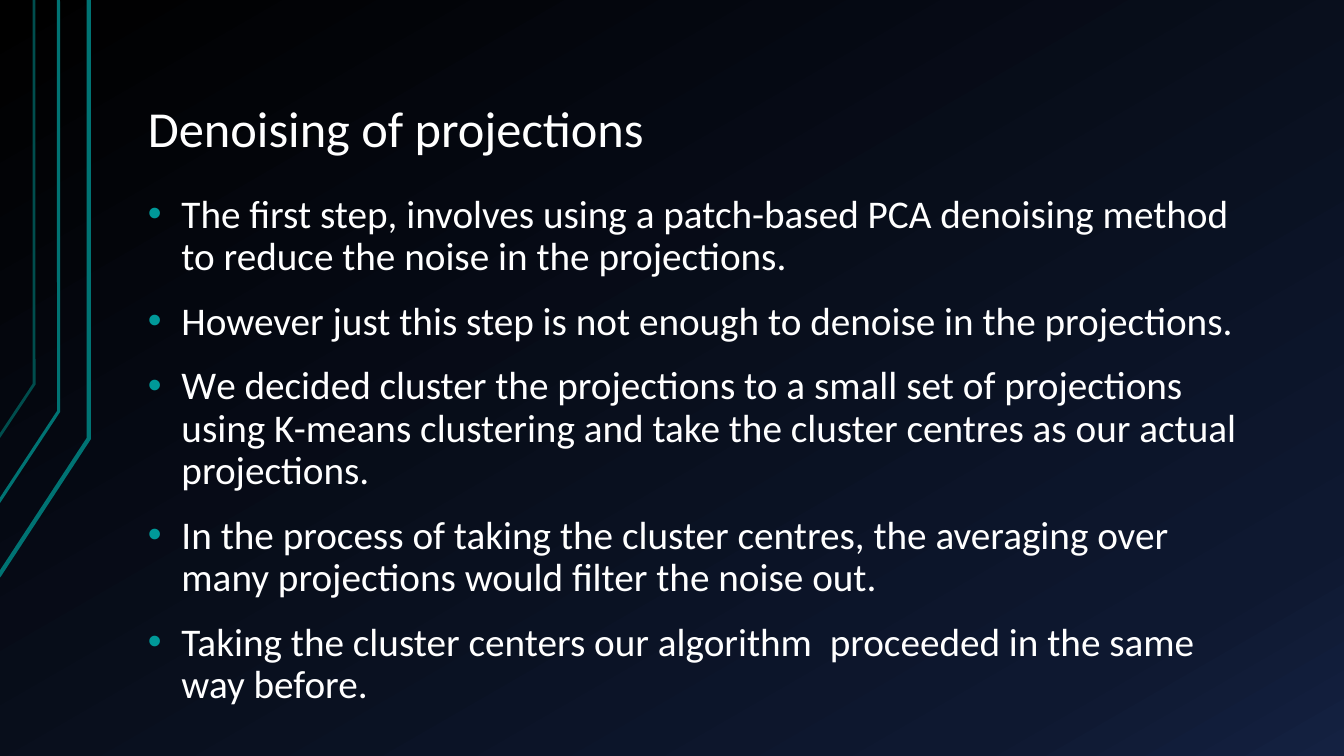
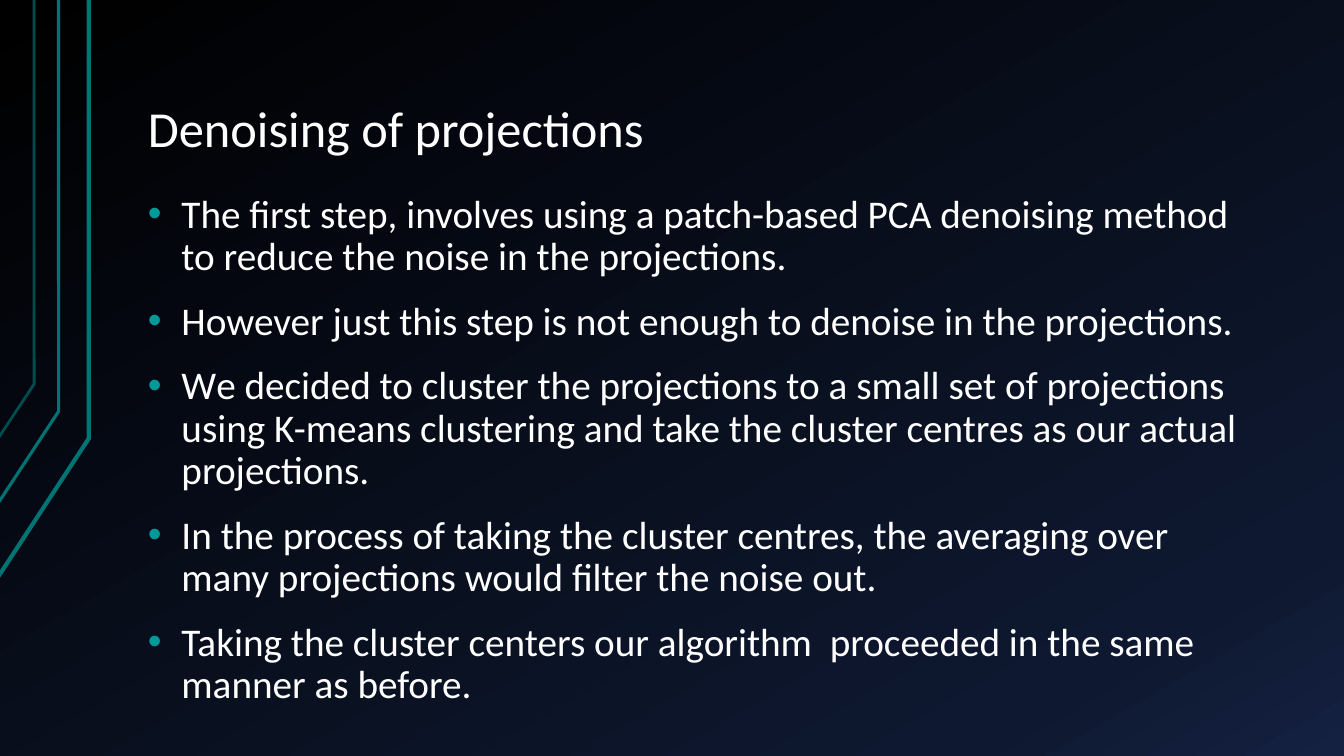
Before and after one commit to arunabh98/Noise-and-Outlier-Resistant-Tomographic-Reconstruction-under-Unknown-Viewing-Parameters, a slide deck: slide 14 of results/RnD Presentation.pptx (slide 11 before the commit). Drawn at 1344x756 pixels with LibreOffice and Linux fonts; fonts in the diff are those of the drawing. Boxes give left, top, right and bottom in pixels: in the first picture for what was removed or moved away, otherwise in the second. Text is boxed around its words. In the diff, an @@ line names an element or a change of style, - is before the commit and + after.

```diff
--- a/results/RnD Presentation.pptx
+++ b/results/RnD Presentation.pptx
@@ text at (181, 371, 1236, 491): text changed @@
-• We decided cluster the projections to a small set of projections using K-means clustering and take the cluster centres as our actual projections.
+• We decided to cluster the projections to a small set of projections using K-means clustering and take the cluster centres as our actual projections.
@@ text at (181, 628, 1194, 699): text changed @@
-• Taking the cluster centers our algorithm proceeded in the same way before.
+• Taking the cluster centers our algorithm proceeded in the same manner as before.
```
Also in this commit, not shown: 8 other slides changed, 9 slides added, 1 slide removed, 11 other files.
